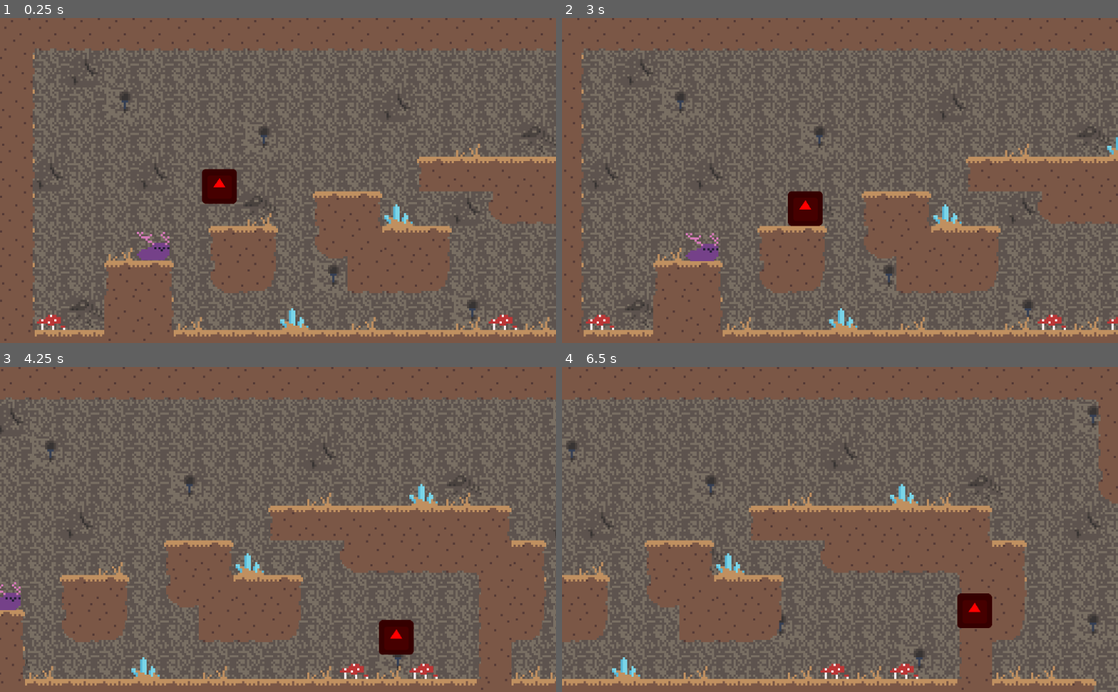
Above: before the commit, frames 1-4 (two rows, left to right).
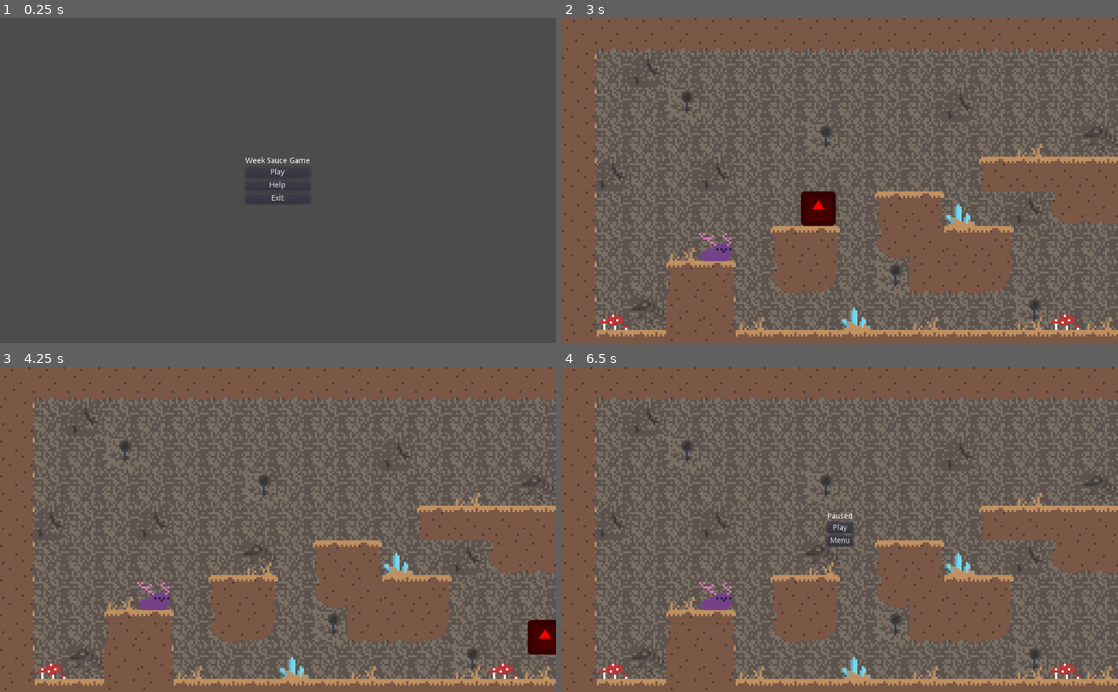
Above: after the commit, the same moments.

Repository: CreatureGames/the-creature
Game: Godot game, scene res://nodes/App.tscn
The game is run twice, just before and just after one commit, with the same random seed, the same clock (stepped at 60 frames per second) and the same inputs. Before the commit the project starts from res://nodes/levels/Level0.tscn. The engine's default icon, where the game draws it, is replaced by a stand-in: a white triangle on a blue panel in a dark square.
Inputs (mouse positions are in pixels of both pictures, inside the frame that each line leads up to):
- Up to frame 1 (0.25 s): no input
- Up to frame 2 (3 s): click (840, 187) at 0.5 s, where only the run after the commit has a clickable "Help"; click (840, 187) at 1.25 s, where only the run after the commit has a clickable "Menu"; click (840, 174) at 2 s, where only the run after the commit has a clickable "Play"; tap Enter at 2.75 s; hold D (move_right) from 2.78 s (still down)
- Up to frame 3 (4.25 s): keep holding D (move_right); tap Space (jump) at 3.02, 3.77 s
- Up to frame 4 (6.5 s): release D (move_right) at 4.28 s; hold A (move_left) 4.28-5.03 s; hold D (move_right) from 5.03 s (still down); tap Space (jump) at 5.27, 6.02 s; tap Escape (pause, bound only after the commit) at 6.4 s

The runs differ from the first frame. In frame 1, 65% of the frame differs, in the area x 0-100%, y 0-100%; in frame 2, 32%; in frame 3, 44%; in frame 4, 48%.

Commit message:
Added menu system

Diff:
--- a/nodes/App.tscn
+++ b/nodes/App.tscn
@@ -1,13 +1,26 @@
-[gd_scene load_steps=3 format=2]
+[gd_scene load_steps=5 format=2]
 
 [ext_resource path="res://nodes/menus/MainMenu.tscn" type="PackedScene" id=1]
+[ext_resource path="res://nodes/menus/PauseMenu.tscn" type="PackedScene" id=2]
+[ext_resource path="res://nodes/menus/HelpMenu.tscn" type="PackedScene" id=3]
 [ext_resource path="res://scripts/App.gd" type="Script" id=4]
 
 [node name="App" type="Node"]
 script = ExtResource( 4 )
 
-[node name="MainMenu" parent="." instance=ExtResource( 1 )]
+[node name="CanvasLayer" type="CanvasLayer" parent="."]
 
-[connection signal="exit" from="MainMenu" to="." method="exit"]
-[connection signal="help_menu" from="MainMenu" to="." method="help_menu"]
-[connection signal="play_game" from="MainMenu" to="." method="play_game"]
+[node name="MainMenu" parent="CanvasLayer" instance=ExtResource( 1 )]
+
+[node name="HelpMenu" parent="CanvasLayer" instance=ExtResource( 3 )]
+visible = false
+
+[node name="PauseMenu" parent="CanvasLayer" instance=ExtResource( 2 )]
+visible = false
+
+[connection signal="ready" from="." to="." method="main_menu"]
+[connection signal="exit" from="CanvasLayer/MainMenu" to="." method="exit"]
+[connection signal="help_menu" from="CanvasLayer/MainMenu" to="." method="help_menu"]
+[connection signal="play_game" from="CanvasLayer/MainMenu" to="." method="play_game"]
+[connection signal="main_menu" from="CanvasLayer/HelpMenu" to="." method="main_menu"]
+[connection signal="main_menu" from="CanvasLayer/PauseMenu" to="." method="main_menu"]
--- a/nodes/levels/Level0.tscn
+++ b/nodes/levels/Level0.tscn
@@ -37,7 +37,6 @@
 limit_right = 410
 limit_bottom = 220
 script = ExtResource( 2 )
-speed = 50
 
 [node name="Creature" type="RigidBody2D" parent="."]
 position = Vector2( 70, 101 )
--- /dev/null
+++ b/nodes/menus/HelpMenu.tscn
@@ -0,0 +1,31 @@
+[gd_scene load_steps=2 format=2]
+
+[ext_resource path="res://scripts/HelpMenu.gd" type="Script" id=1]
+
+[node name="HelpMenu" type="CenterContainer"]
+anchor_right = 1.0
+anchor_bottom = 1.0
+script = ExtResource( 1 )
+__meta__ = {
+"_edit_use_anchors_": false
+}
+
+[node name="VBoxContainer" type="VBoxContainer" parent="."]
+margin_left = 488.0
+margin_top = 281.0
+margin_right = 536.0
+margin_bottom = 319.0
+alignment = 1
+
+[node name="Label" type="Label" parent="VBoxContainer"]
+margin_right = 48.0
+margin_bottom = 14.0
+text = "Help!"
+
+[node name="MenuButton" type="Button" parent="VBoxContainer"]
+margin_top = 18.0
+margin_right = 48.0
+margin_bottom = 38.0
+text = "Menu"
+
+[connection signal="button_down" from="VBoxContainer/MenuButton" to="." method="menu_pressed"]
--- a/nodes/menus/MainMenu.tscn
+++ b/nodes/menus/MainMenu.tscn
@@ -21,6 +21,7 @@
 margin_right = 119.0
 margin_bottom = 14.0
 text = "Week Sauce Game"
+align = 1
 
 [node name="PlayButton" type="Button" parent="VBoxContainer"]
 margin_top = 18.0
@@ -28,13 +29,13 @@
 margin_bottom = 38.0
 text = "Play"
 
-[node name="Help" type="Button" parent="VBoxContainer"]
+[node name="HelpButton" type="Button" parent="VBoxContainer"]
 margin_top = 42.0
 margin_right = 119.0
 margin_bottom = 62.0
 text = "Help"
 
-[node name="Exit" type="Button" parent="VBoxContainer"]
+[node name="ExitButton" type="Button" parent="VBoxContainer"]
 margin_top = 66.0
 margin_right = 119.0
 margin_bottom = 86.0
@@ -44,5 +45,5 @@
 }
 
 [connection signal="button_down" from="VBoxContainer/PlayButton" to="." method="play_pressed"]
-[connection signal="pressed" from="VBoxContainer/Help" to="." method="help_pressed"]
-[connection signal="pressed" from="VBoxContainer/Exit" to="." method="exit_pressed"]
+[connection signal="pressed" from="VBoxContainer/HelpButton" to="." method="help_pressed"]
+[connection signal="pressed" from="VBoxContainer/ExitButton" to="." method="exit_pressed"]
--- /dev/null
+++ b/nodes/menus/PauseMenu.tscn
@@ -0,0 +1,39 @@
+[gd_scene load_steps=2 format=2]
+
+[ext_resource path="res://scripts/PauseMenu.gd" type="Script" id=1]
+
+[node name="PauseMenu" type="CenterContainer"]
+anchor_right = 1.0
+anchor_bottom = 1.0
+script = ExtResource( 1 )
+__meta__ = {
+"_edit_use_anchors_": false
+}
+
+[node name="VBoxContainer" type="VBoxContainer" parent="."]
+margin_left = 488.0
+margin_top = 269.0
+margin_right = 536.0
+margin_bottom = 331.0
+alignment = 1
+
+[node name="Label" type="Label" parent="VBoxContainer"]
+margin_right = 48.0
+margin_bottom = 14.0
+text = "Paused"
+align = 1
+
+[node name="PlayButton" type="Button" parent="VBoxContainer"]
+margin_top = 18.0
+margin_right = 48.0
+margin_bottom = 38.0
+text = "Play"
+
+[node name="MenuButton" type="Button" parent="VBoxContainer"]
+margin_top = 42.0
+margin_right = 48.0
+margin_bottom = 62.0
+text = "Menu"
+
+[connection signal="pressed" from="VBoxContainer/PlayButton" to="." method="play_pressed"]
+[connection signal="pressed" from="VBoxContainer/MenuButton" to="." method="menu_pressed"]
--- a/project.godot
+++ b/project.godot
@@ -39,7 +39,7 @@
 [application]
 
 config/name="WeeksauceJam"
-run/main_scene="res://nodes/levels/Level0.tscn"
+run/main_scene="res://nodes/App.tscn"
 config/icon="res://icon.png"
 
 [input]
@@ -87,6 +87,12 @@
 "events": [ Object(InputEventKey,"resource_local_to_scene":false,"resource_name":"","device":0,"alt":false,"shift":false,"control":false,"meta":false,"command":false,"pressed":false,"scancode":32,"physical_scancode":0,"unicode":0,"echo":false,"script":null)
  ]
 }
+pause={
+"deadzone": 0.5,
+"events": [ Object(InputEventKey,"resource_local_to_scene":false,"resource_name":"","device":0,"alt":false,"shift":false,"control":false,"meta":false,"command":false,"pressed":false,"scancode":16777217,"physical_scancode":0,"unicode":0,"echo":false,"script":null)
+, Object(InputEventKey,"resource_local_to_scene":false,"resource_name":"","device":0,"alt":false,"shift":false,"control":false,"meta":false,"command":false,"pressed":false,"scancode":80,"physical_scancode":0,"unicode":0,"echo":false,"script":null)
+ ]
+}
 
 [physics]
 
--- a/scripts/App.gd
+++ b/scripts/App.gd
@@ -1,15 +1,53 @@
 extends Node
+
+
+var active_menu	= null # holds the active (visible) menu
+var level		= null # holds the game level currently being played
 
 
 # hides main menu and loads proper level
 func play_game():
-	$MainMenu.visible = false
-	add_child(load("res://nodes/levels/Level0.tscn").instance())
+	set_active_menu(null)
+	level = load("res://nodes/levels/Level0.tscn").instance()
+	add_child(level)
+
+# shows main menu
+func main_menu():
+	if level:
+		evict_level()
+	set_active_menu($CanvasLayer/MainMenu)
 
 # hides main menu and shows help screen
 func help_menu():
-	$MainMenu.visible = false
+	set_active_menu($CanvasLayer/HelpMenu)
 
 # saves game data and quits
 func exit():
 	get_tree().quit()
+
+# pauses or unpauses the game
+func toggle_pause():
+	if not active_menu:
+		set_active_menu($CanvasLayer/PauseMenu)
+	else:
+		set_active_menu(null)
+
+# shows requested menu and hides previously visible menu
+func set_active_menu(menu):
+	if active_menu:
+		active_menu.visible = false
+	active_menu = menu
+	if active_menu:
+		active_menu.visible = true
+
+# removes level from tree and frees resources
+func evict_level():
+	# save level data if applicable
+	remove_child(level)
+	level.queue_free()
+	level = null
+
+# handles app-related input (not movement/game input)
+func _input(event):
+	if event.is_action_pressed("pause") and level:
+		toggle_pause()
--- /dev/null
+++ b/scripts/HelpMenu.gd
@@ -0,0 +1,8 @@
+extends CenterContainer
+
+
+signal main_menu
+
+
+func menu_pressed():
+	emit_signal("main_menu")
--- a/scripts/MainMenu.gd
+++ b/scripts/MainMenu.gd
@@ -3,7 +3,6 @@
 signal play_game
 signal help_menu
 signal exit
-
 
 
 func play_pressed():
--- /dev/null
+++ b/scripts/PauseMenu.gd
@@ -0,0 +1,11 @@
+extends CenterContainer
+
+signal play_game
+signal main_menu
+
+
+func play_pressed():
+	emit_signal("play_game")
+
+func menu_pressed():
+	emit_signal("main_menu")
